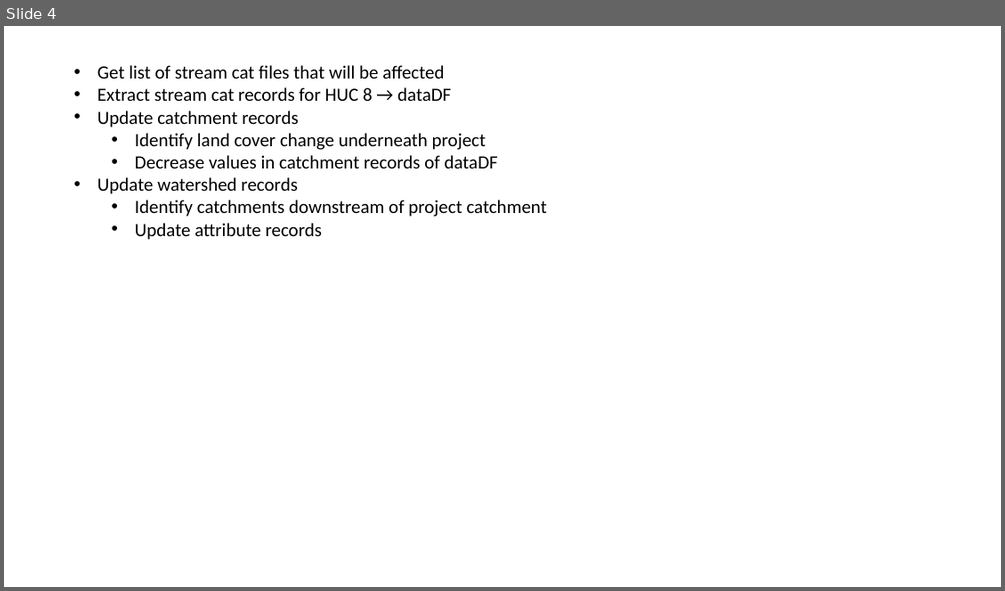
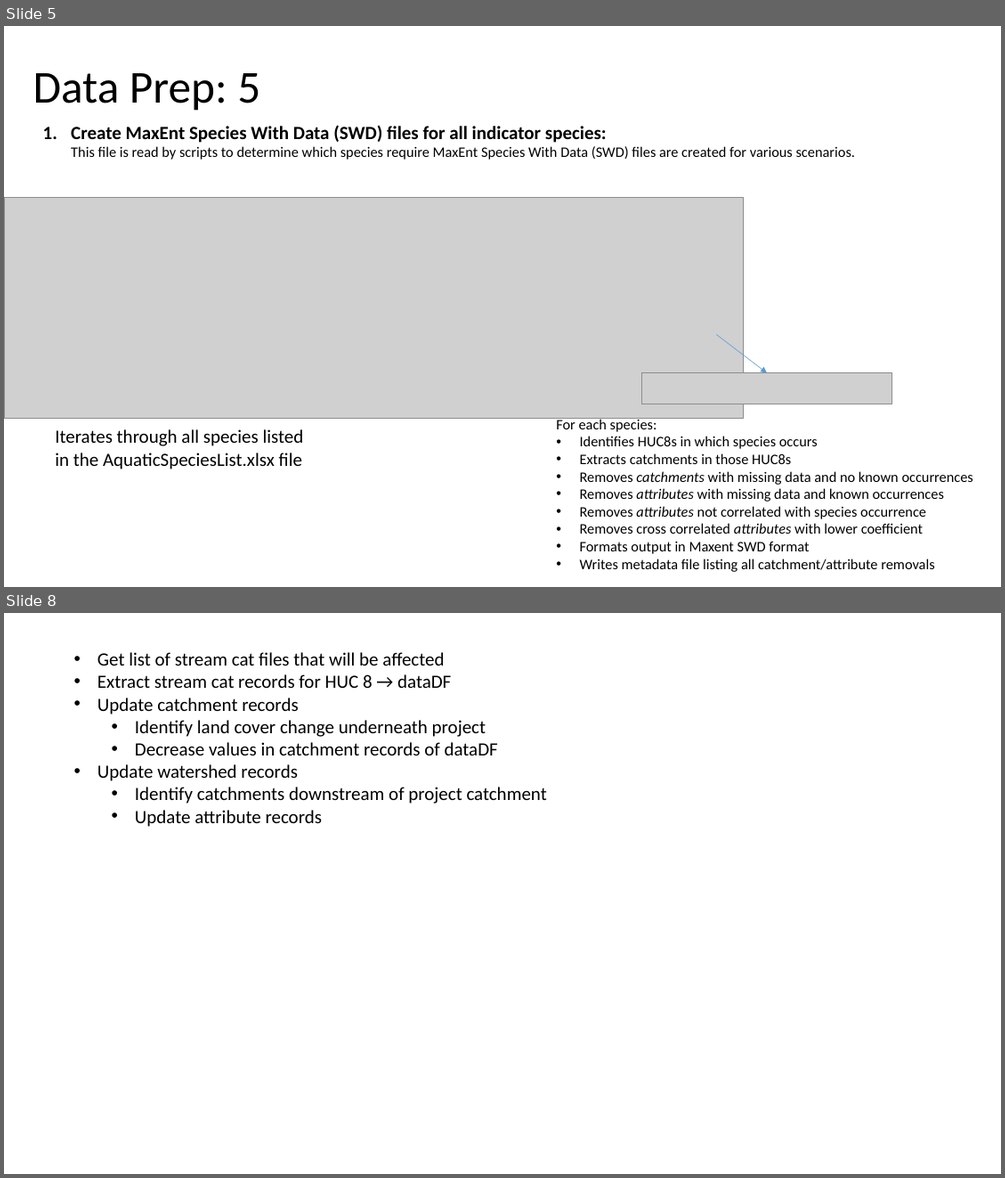
Before and after one commit to Duke-NSOE/GeoWET, a slide deck: Docs/ToolDesign.pptx. Shown one above the other, each under a label of ours: slide 4 before the commit, slides 5 and 8 after it; the slides between them are not shown. The pictures are 1005x591 and 1005x1178 pixels, drawn with LibreOffice and Linux fonts; fonts in the diff are those of the drawing; grey boxes stand for pictures. Boxes give left, top, right and bottom in pixels: in the first picture for what was removed or moved away, otherwise in the second. Text is boxed around its words. In the diff, an @@ line names an element or a change of style, - is before the commit and + after.

```diff
--- a/Docs/ToolDesign.pptx
+++ b/Docs/ToolDesign.pptx
@@ slide 5 added at [4,26,1001,587], background #FFFFFF @@
@@ text added at [33,73,260,111], 44 pt, text #000000 @@
+Data Prep: 5
@@ text added at [71,125,855,160], 14 pt, text #000000 @@
+1. Create MaxEnt Species With Data (SWD) files for all indicator species:
+   This file is read by scripts to determine which species require MaxEnt Species With Data (SWD) files are created for various scenarios.
@@ picture added at [4,198,743,418] @@
@@ arrow added from (717, 334) to (767, 373), #5B9BD5 0.5 pt @@
@@ picture added at [642,373,892,404] @@
@@ text added at [556,418,973,572], 14 pt, text #000000 @@
+For each species:
+• Identifies HUC8s in which species occurs
+• Extracts catchments in those HUC8s
+• Removes catchments with missing data and no known occurrences
+• Removes attributes with missing data and known occurrences
+• Removes attributes not correlated with species occurrence
+• Removes cross correlated attributes with lower coefficient
+• Formats output in Maxent SWD format
+• Writes metadata file listing all catchment/attribute removals
@@ text added at [55,429,304,469], 18 pt, text #000000 @@
+Iterates through all species listed in the AquaticSpeciesList.xlsx file
@@ what was slide 4 is now slide 8 @@
```
Also in this commit, not shown: 3 slides changed, 3 other slides added.
